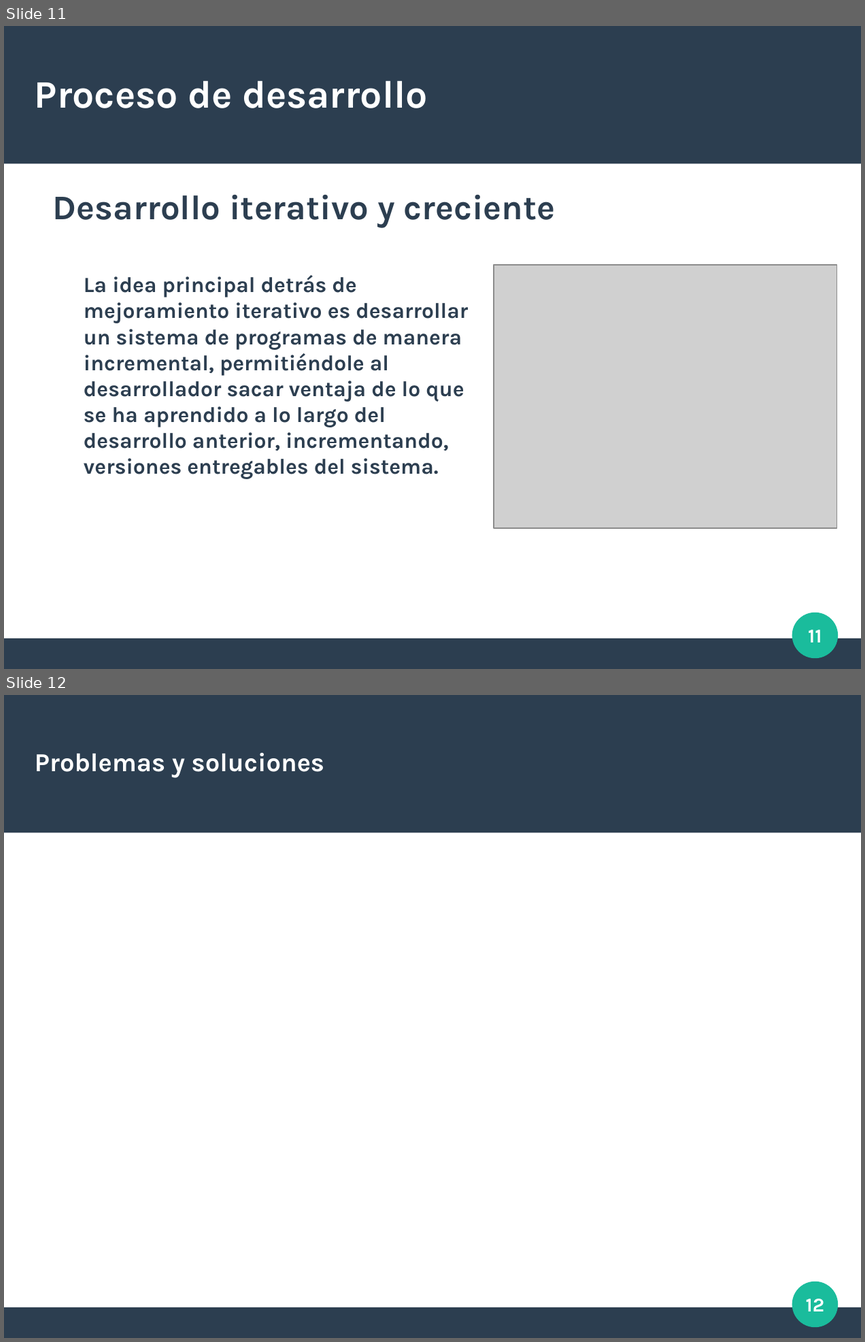
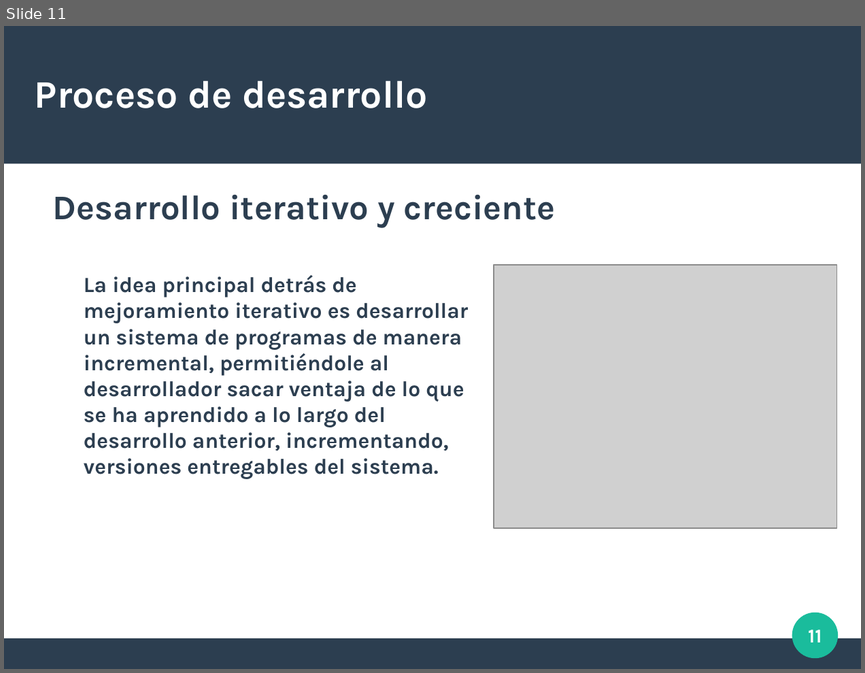
Before and after one commit to sharco-code/Red-Libros, a slide deck: Documentacion/presentacion.odp. Shown one above the other, each under a label of ours: slides 11 and 12 before the commit, slide 11 after it. The pictures are 865x1342 and 865x673 pixels, drawn with LibreOffice and Linux fonts; fonts in the diff are those of the drawing; grey boxes stand for pictures. Boxes give left, top, right and bottom in pixels: in the first picture for what was removed or moved away, otherwise in the second. Text is boxed around its words. In the diff, an @@ line names an element or a change of style, - is before the commit and + after.

```diff
--- a/Documentacion/presentacion.odp
+++ b/Documentacion/presentacion.odp
@@ slide 12 removed at [4,695,861,1338], background #FFFFFF; not listed: 3 template elements that a slide beside it also shows @@
@@ title removed at [35,753,324,778] @@
-Problemas y soluciones
@@ page number removed at [806,1298,824,1311] @@
-12
```
Also in this commit, not shown: 3 slides added, 1 other slide removed, 2 other files.
